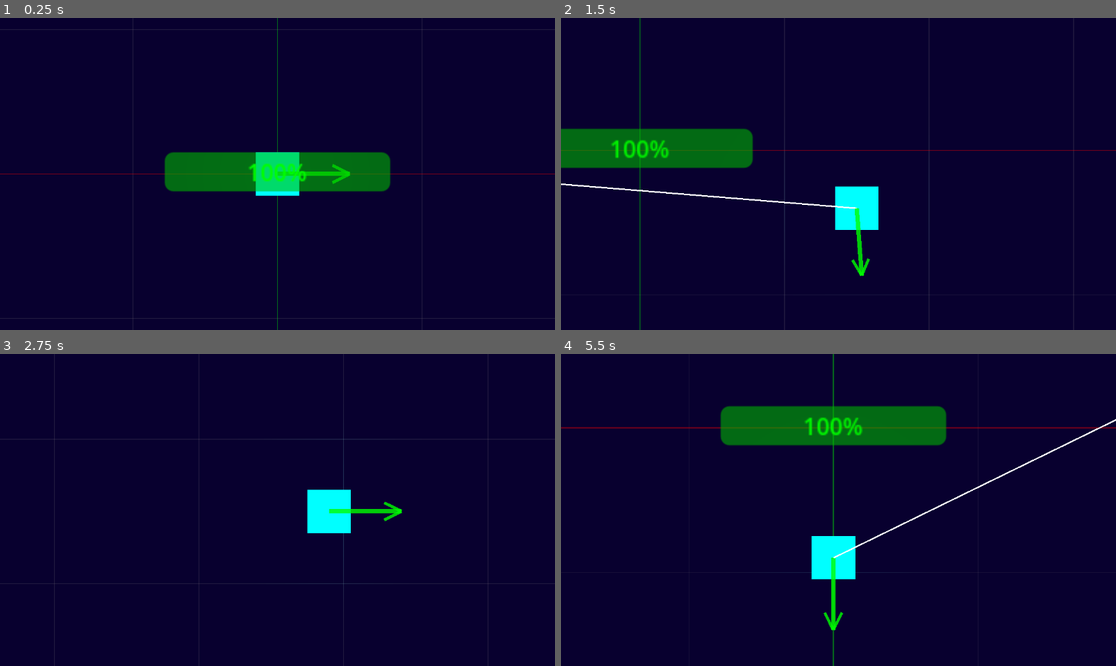
Above: before the commit, frames 1-4 (two rows, left to right).
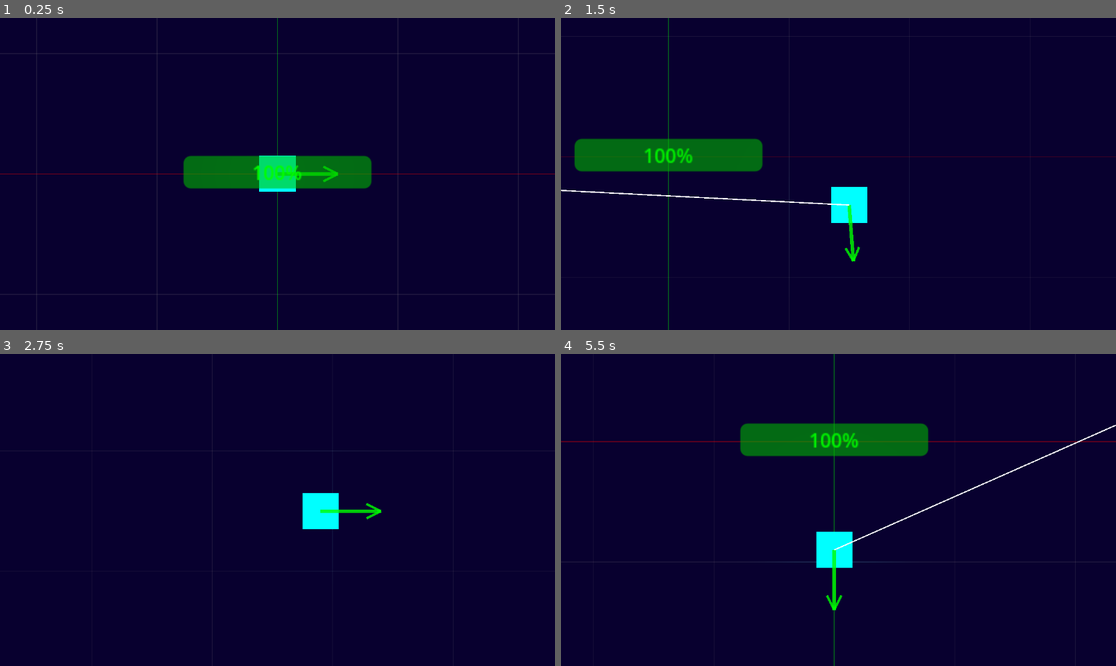
Above: after the commit, the same moments.

Repository: thomaassilvazapata/geometric_shooter
Game: Godot game, scene res://Escenas/mundo_principal.tscn
Same seed, same stepped clock (60 frames per second), same inputs: the game is played once before the commit and once after it.
Inputs (mouse positions are in pixels of both pictures, inside the frame that each line leads up to):
- Up to frame 1 (0.25 s): no input
- Up to frame 2 (1.5 s): tap Enter at 0.5 s; move the mouse to (960, 158) at 0.52 s; hold Right (ui_right) 0.53-1.28 s; click (960, 158) at 0.67 s; move the mouse to (727, 189) at 1.27 s; hold Down (ui_down) from 1.28 s (still down); click (727, 189) at 1.42 s
- Up to frame 3 (2.75 s): move the mouse to (333, 441) at 2.02 s; release Down (ui_down) at 2.03 s; hold Right (ui_right) from 2.03 s (still down); click (333, 441) at 2.17 s
- Up to frame 4 (5.5 s): move the mouse to (810, 572) at 2.77 s; release Right (ui_right) at 2.78 s; hold Up (ui_up) 2.78-3.53 s; click (810, 572) at 2.92 s; move the mouse to (1005, 556) at 3.52 s; hold Left (ui_left) 3.53-5.03 s; click (1005, 556) at 3.67 s; move the mouse to (672, 463) at 4.27 s; click (672, 463) at 4.42 s; move the mouse to (866, 510) at 5.02 s; hold Down (ui_down) from 5.03 s (still down); click (866, 510) at 5.17 s

The runs differ from the first frame. In frame 1, 3.7% of the frame differs, in the area x 0-100%, y 0-100%; in frame 2, 4.9%; in frame 3, 1.8%; in frame 4, 7.1%.

Commit message:
ataques enemigo

Diff:
--- a/Escenas/enemigo_triangulo.tscn
+++ b/Escenas/enemigo_triangulo.tscn
@@ -12,6 +12,11 @@
 texture = ExtResource("2_fff8e")
 texture_scale = 0.5
 
+[node name="Polygon2D" type="Polygon2D" parent="."]
+scale = Vector2(1.2, 1.23529)
+color = Color(1, 0, 0.25098, 1)
+polygon = PackedVector2Array(0, -8, -10, 9, 10, 9)
+
 [node name="CollisionPolygon2D" type="CollisionPolygon2D" parent="."]
 scale = Vector2(-0.953452, 0.857873)
 polygon = PackedVector2Array(0, -11.6567, 12.5858, 12.8224, -12.5858, 12.8224)
@@ -21,11 +26,8 @@
 
 [node name="CollisionPolygon2D" type="CollisionPolygon2D" parent="Area2D" groups=["enemigo"]]
 scale = Vector2(-0.953452, 0.857873)
-polygon = PackedVector2Array(0, -9.32539, 10.4882, 10.4911, -10.4882, 10.4911)
+polygon = PackedVector2Array(0, -11.6567, 12.5858, 12.8224, -12.5858, 12.8224)
 
-[node name="Polygon2D" type="Polygon2D" parent="."]
-scale = Vector2(1.2, 1.23529)
-color = Color(1, 0, 0.25098, 1)
-polygon = PackedVector2Array(0, -8, -10, 9, 10, 9)
+[node name="PuntoVisual" type="Node2D" parent="."]
 
 [connection signal="body_entered" from="Area2D" to="." method="_on_body_entered"]
--- a/Escenas/jugador.tscn
+++ b/Escenas/jugador.tscn
@@ -27,7 +27,7 @@
 polygon = PackedVector2Array(-15, -15, 15, -15, 15, 15, -15, 15)
 
 [node name="Camera2D" type="Camera2D" parent="."]
-zoom = Vector2(3, 3)
+zoom = Vector2(2.5, 2.5)
 position_smoothing_enabled = true
 rotation_smoothing_enabled = true
 
--- a/Escenas/mundo_principal.tscn
+++ b/Escenas/mundo_principal.tscn
@@ -1,8 +1,8 @@
 [gd_scene load_steps=6 format=3 uid="uid://s47eco7ygwua"]
 
 [ext_resource type="PackedScene" uid="uid://d24ahcmgrukiw" path="res://Escenas/jugador.tscn" id="1_65efl"]
-[ext_resource type="Script" uid="uid://b8wej323aa7q1" path="res://Escenas/coordernadas.gd" id="1_a1ae6"]
-[ext_resource type="Script" uid="uid://drdyb5ibi654p" path="res://Escenas/centro.gd" id="2_gx3jx"]
+[ext_resource type="Script" uid="uid://b8wej323aa7q1" path="res://coordernadas.gd" id="1_a1ae6"]
+[ext_resource type="Script" uid="uid://drdyb5ibi654p" path="res://Scripts/centro.gd" id="2_gx3jx"]
 [ext_resource type="Script" uid="uid://hn18mywg3htx" path="res://Scripts/spawn_enemigo.gd" id="2_kbswl"]
 
 [sub_resource type="CircleShape2D" id="CircleShape2D_itk02"]
--- a/Scripts/enemigo_cuadrilatero.gd
+++ b/Scripts/enemigo_cuadrilatero.gd
@@ -9,6 +9,50 @@
 var velocidad_suavizado: float = 0.2
 var bloqueado: bool = false  # Nueva variable para evitar doble eliminación
 
+#calculo del punto crítico (eje de simetria)
+@export var tolerancia_disparo: float = 8.0
+var punto_critico: Vector2
+var polygon_node: Polygon2D
+
+func calcular_centro_simetria():
+	var vertices = polygon_node.polygon
+	if vertices.size() < 4:
+		print("Error: Se necesitan 4 vértices para el romboide")
+		return
+
+	var A = vertices[0]
+	var C = vertices[2]
+
+	# Centro de simetría = punto medio de la diagonal
+	punto_critico = (A + C) / 2
+
+	print("Romboide - Centro de simetría: ", punto_critico)
+
+func verificar_impacto(linea_origen: Vector2, linea_direccion: Vector2) -> bool:
+	var punto_global = to_global(punto_critico)
+	var distancia = distancia_punto_a_semirrecta(punto_global, linea_origen, linea_direccion)
+
+	if distancia <= tolerancia_disparo:
+		exito_simetria()
+		return true
+	return false
+
+func distancia_punto_a_semirrecta(punto: Vector2, origen: Vector2, direccion: Vector2) -> float:
+	var al_punto = punto - origen
+	var proyeccion = al_punto.dot(direccion)
+
+	if proyeccion <= 0:
+		return al_punto.length()
+
+	var punto_cercano = origen + direccion * proyeccion
+	return punto.distance_to(punto_cercano)
+
+func exito_simetria():
+	print("✓ Romboide destruido por centro de simetría")
+	queue_free()
+
+
+
 func _ready():
 	collision_layer = 1
 	collision_mask = 1
@@ -16,6 +60,10 @@
 	print("Enemigo listo - Posición:", global_position)
 	crear_flecha()
 
+	polygon_node = get_node("Polygon2D")
+	calcular_centro_simetria()
+
+#vector de dirección
 func crear_flecha():
 	flecha_direccion = Line2D.new()
 	flecha_direccion.width = 3
@@ -31,6 +79,7 @@
 	flecha_direccion.add_child(punta_izq)
 	flecha_direccion.add_child(punta_der)
 
+#movimiento del enemigo
 func _physics_process(_delta):
 	direccion_real = (Vector2.ZERO - global_position).normalized()
 	velocity = direccion_real * speed
@@ -39,6 +88,7 @@
 	direccion_suavizada = direccion_suavizada.lerp(direccion_real, velocidad_suavizado)
 	actualizar_flecha()
 
+#actualiza movimiento del vector dirección
 func actualizar_flecha():
 	if not is_instance_valid(flecha_direccion):
 		return
@@ -64,6 +114,7 @@
 		flecha_direccion.get_child(0).points = PackedVector2Array([punta, izquierda])
 		flecha_direccion.get_child(1).points = PackedVector2Array([punta, derecha])
 
+#detección de colisión perpendicular
 func _on_body_entered(body):
 	if bloqueado:
 		return  # Evita procesar múltiples veces
--- a/Scripts/enemigo_triangulo.gd
+++ b/Scripts/enemigo_triangulo.gd
@@ -1,21 +1,55 @@
 extends CharacterBody2D
 
+# Movimiento
 var speed: float = 100
 @onready var nucleo = get_node("/root/Mundo/Centro/AreaVulnerable")
 
-@onready var flecha_direccion: Line2D
+# Flecha de dirección
+var flecha_direccion: Line2D
 var direccion_real: Vector2 = Vector2.ZERO
 var direccion_suavizada: Vector2 = Vector2.ZERO
 var velocidad_suavizado: float = 0.3
-var bloqueado: bool = false  # Nueva variable para evitar doble eliminación
+var bloqueado: bool = false
+var ya_eliminado: bool = false
+
+# Punto crítico (Incentro)
+@export var punto_color: Color = Color.CYAN
+@export var punto_tamano: float = 1.5
+@export var brillo_velocidad: float = 2.0
+
+var punto_critico: Vector2
+var polygon_node: Polygon2D
+var punto_visual: Node2D
+var tiempo_brillo: float = 0.0
 
 func _ready():
 	collision_layer = 1
 	collision_mask = 1
 	add_to_group("enemigo")
-	print("Enemigo listo - Posición:", global_position)
+
+	# Nombre único para debug
+	name = "Triangulo_" + str(Time.get_ticks_usec())
+
+	polygon_node = get_node("Polygon2D")
+	calcular_incentro()
+	crear_punto_visual()
 	crear_flecha()
 
+	print("Triángulo listo - ID: ", name)
+
+# MOVIMIENTO
+func _physics_process(_delta):
+	direccion_real = (Vector2.ZERO - global_position).normalized()
+	velocity = direccion_real * speed
+	move_and_slide()
+
+	direccion_suavizada = direccion_suavizada.lerp(direccion_real, velocidad_suavizado)
+	actualizar_flecha()
+
+	if punto_visual:
+		punto_visual.position = punto_critico
+
+# FLECHA VISUAL
 func crear_flecha():
 	flecha_direccion = Line2D.new()
 	flecha_direccion.width = 3
@@ -31,26 +65,16 @@
 	flecha_direccion.add_child(punta_izq)
 	flecha_direccion.add_child(punta_der)
 
-func _physics_process(_delta):
-	direccion_real = (Vector2.ZERO - global_position).normalized()
-	velocity = direccion_real * speed
-	move_and_slide()
-
-	direccion_suavizada = direccion_suavizada.lerp(direccion_real, velocidad_suavizado)
-	actualizar_flecha()
-
 func actualizar_flecha():
 	if not is_instance_valid(flecha_direccion):
 		return
-
-	var longitud = 50.0
 
 	if direccion_suavizada == Vector2.ZERO:
 		flecha_direccion.visible = false
 		return
 
 	flecha_direccion.visible = true
-
+	var longitud = 50.0
 	var inicio = Vector2.ZERO
 	var fin = direccion_suavizada * longitud
 	flecha_direccion.points = PackedVector2Array([inicio, fin])
@@ -64,26 +88,85 @@
 		flecha_direccion.get_child(0).points = PackedVector2Array([punta, izquierda])
 		flecha_direccion.get_child(1).points = PackedVector2Array([punta, derecha])
 
+# INCENTRO
+func calcular_incentro():
+	var vertices = polygon_node.polygon
+	if vertices.size() < 3:
+		return
+
+	var A = vertices[0]
+	var B = vertices[1]
+	var C = vertices[2]
+
+	var a = (B - C).length()
+	var b = (A - C).length()
+	var c = (A - B).length()
+	var suma = a + b + c
+	punto_critico = (a * A + b * B + c * C) / suma
+
+# PUNTO VISUAL
+func crear_punto_visual():
+	punto_visual = Node2D.new()
+	punto_visual.position = punto_critico
+	punto_visual.z_index = 10
+	add_child(punto_visual)
+	move_child(punto_visual, get_child_count() - 1)
+
+	punto_visual.draw.connect(_draw_punto_visual)
+	actualizar_brillo()
+
+func _draw_punto_visual():
+	var opacidad = 0.5 + (sin(tiempo_brillo * brillo_velocidad) + 1) / 2 * 0.5
+	punto_visual.draw_circle(Vector2.ZERO, punto_tamano, Color(punto_color.r, punto_color.g, punto_color.b, opacidad))
+
+func actualizar_brillo():
+	if not is_instance_valid(punto_visual):
+		return
+	tiempo_brillo += 0.1
+	punto_visual.queue_redraw()
+	await get_tree().create_timer(0.1).timeout
+	actualizar_brillo()
+
+# MÉTODOS PARA EL JUGADOR
+func obtener_vertices() -> Array[Vector2]:
+	if not polygon_node:
+		return []
+	var vertices_globales: Array[Vector2] = []
+	for vertice in polygon_node.polygon:
+		vertices_globales.append(to_global(vertice))
+	return vertices_globales
+
+func obtener_vertices_locales() -> Array[Vector2]:
+	if not polygon_node:
+		return []
+
+	var vertices: Array[Vector2] = []
+	for vertice in polygon_node.polygon:
+		vertices.append(vertice as Vector2)
+	return vertices
+
+func obtener_punto_critico() -> Vector2:
+	return to_global(punto_critico)
+
+func exito_simetria():
+	if ya_eliminado:
+		return
+	ya_eliminado = true
+	queue_free()
+
+# COLISIÓN CON JUGADOR
 func _on_body_entered(body):
-	if bloqueado:
-		return  # Evita procesar múltiples veces
+	if bloqueado or ya_eliminado:
+		return
 
 	if body.is_in_group("jugador"):
-		print("💥 Enemigo colisionó con jugador")
 		if nucleo:
-			# Llamar al núcleo y esperar su respuesta
 			var resultado = nucleo._on_enemigo_colision_con_jugador(
 				body.global_position,
 				body.direccion_suavizada,
 				global_position,
 				direccion_suavizada
 			)
-
-			# Solo eliminarse si el bloqueo fue exitoso
 			if resultado == true:
 				bloqueado = true
-				print("  → Enemigo BLOQUEADO - Eliminado")
-				queue_free()
-			else:
-				print("  → Enemigo NO bloqueado - Continúa hacia el centro")
-				# El enemigo NO se elimina, sigue su camino
+				exito_simetria()
--- a/Scripts/jugador.gd
+++ b/Scripts/jugador.gd
@@ -1,53 +1,74 @@
 extends CharacterBody2D
 
-var velocidad = 200
+# ============ MOVIMIENTO ============
+var velocidad: float = 200
+var posicion_anterior: Vector2
+var direccion_actual: Vector2 = Vector2.RIGHT
+var direccion_suavizada: Vector2 = Vector2.RIGHT
+var velocidad_suavizado: float = 0.2
+
+# ============ LÍNEA DE DISPARO ============
+@export var line_duration: float = 0.5
+@export var line_color: Color = Color.WHITE
+@export var line_width: float = 1.0
+@export var tolerancia_alineacion: float = 0.03
+
+var line_node: Line2D
+var line_timer: float = 0.0
+var is_drawing_line: bool = false
+var line_end_point: Vector2
+
+# ============ TEMBLOR DE PANTALLA ============
+@export var shake_intensity: float = 8.0
+@export var shake_duration: float = 0.15
+
+var shake_timer: float = 0.0
+var camera: Camera2D
+
+# ============ BISECTRIZ VISUAL ============
+var bisectriz_visible: bool = false
+var bisectriz_vertice: Vector2 = Vector2.ZERO
+var bisectriz_lado1: Vector2 = Vector2.ZERO
+var bisectriz_lado2: Vector2 = Vector2.ZERO
+var bisectriz_direccion: Vector2 = Vector2.ZERO
+var bisectriz_timer: float = 0.0
+var bisectriz_duration: float = 0.5
+
+# ============ REFERENCIAS ============
+@onready var nucleo = get_node("/root/Mundo/Centro/AreaVulnerable")
+var flecha_direccion: Line2D
+
+func _ready():
+	collision_layer = 1
+	collision_mask = 1
+	add_to_group("jugador")
+
+	posicion_anterior = global_position
+	camera = get_viewport().get_camera_2d()
+
+	crear_flecha()
+	create_line_node()
+
+	print("Jugador listo")
 
 func _physics_process(_delta: float) -> void:
 	var input_vector = Vector2(
 		Input.get_action_strength("ui_right") - Input.get_action_strength("ui_left"),
 		Input.get_action_strength("ui_down") - Input.get_action_strength("ui_up")
 	).normalized()
+
 	velocity = input_vector * velocidad
-
 	move_and_slide()
 
 	if input_vector != Vector2.ZERO:
-		direccion_actual = input_vector.normalized()
-
-	# Suavizar dirección para la flecha
+		direccion_actual = input_vector
+
 	direccion_suavizada = direccion_suavizada.lerp(direccion_actual, velocidad_suavizado)
 	if direccion_suavizada.length() < 0.05:
 		direccion_suavizada = Vector2.ZERO
 
 	actualizar_flecha()
 	posicion_anterior = global_position
-
-
-@export var line_duration: float = 0.5
-@export var line_color: Color = Color.WHITE
-@export var line_width: float = 1.0
-
-@onready var flecha_direccion: Line2D
-var posicion_anterior: Vector2
-var direccion_actual: Vector2 = Vector2.RIGHT
-var direccion_suavizada: Vector2 = Vector2.RIGHT
-var velocidad_suavizado: float = 0.2
-
-var line_node: Line2D
-var line_timer: float = 0.0
-var is_drawing_line: bool = false
-var line_end_point: Vector2
-
-func _ready():
-	create_line_node()
-	collision_layer = 1
-	collision_mask = 1
-
-	add_to_group("jugador")
-	print("Jugador listo - Capa:", collision_layer)
-
-	posicion_anterior = global_position
-	crear_flecha()
 
 func crear_flecha():
 	flecha_direccion = Line2D.new()
@@ -55,7 +76,6 @@
 	flecha_direccion.default_color = Color(0, 1, 0, 0.8)
 	add_child(flecha_direccion)
 
-	# Crear puntas
 	var punta_izq = Line2D.new()
 	var punta_der = Line2D.new()
 	punta_izq.width = 2
@@ -66,20 +86,16 @@
 	flecha_direccion.add_child(punta_der)
 
 func actualizar_flecha():
-	var longitud = 50.0
-
 	if direccion_suavizada == Vector2.ZERO:
 		flecha_direccion.visible = false
 		return
 
 	flecha_direccion.visible = true
-
-	# Línea principal suavizada
+	var longitud = 50.0
 	var inicio = Vector2.ZERO
 	var fin = direccion_suavizada * longitud
 	flecha_direccion.points = PackedVector2Array([inicio, fin])
 
-	# Puntas de flecha
 	var punta = fin
 	var perp = Vector2(-direccion_suavizada.y, direccion_suavizada.x) * 6
 	var izquierda = fin - direccion_suavizada * 12 + perp
@@ -88,15 +104,24 @@
 	flecha_direccion.get_child(0).points = PackedVector2Array([punta, izquierda])
 	flecha_direccion.get_child(1).points = PackedVector2Array([punta, derecha])
 
-func obtener_trayectoria() -> Vector2:
-	var trayectoria = global_position - posicion_anterior
-	if trayectoria.length() < 0.01:
-		return Vector2.ZERO
-	return trayectoria
-
 func _input(event):
 	if event is InputEventMouseButton and event.button_index == MOUSE_BUTTON_LEFT and event.pressed:
 		shoot()
+		start_shake()
+
+func shoot():
+	var mouse_pos: Vector2 = get_global_mouse_position()
+	var start_point: Vector2 = global_position
+	var direction: Vector2 = (mouse_pos - start_point).normalized()
+
+	line_end_point = calculate_line_end(start_point, direction)
+	update_line(start_point, line_end_point)
+	show_line()
+
+	verificar_enemigos_colineales(start_point, direction)
+
+	line_timer = line_duration
+	is_drawing_line = true
 
 func _process(delta):
 	if is_drawing_line:
@@ -104,38 +129,50 @@
 		if line_timer <= 0:
 			hide_line()
 
-func shoot():
-	var mouse_pos: Vector2 = get_global_mouse_position()
-	var start_point: Vector2 = global_position
-	var direction: Vector2 = (mouse_pos - start_point).normalized()
-
-	line_end_point = calculate_line_end(start_point, direction)
-
-	update_line(start_point, line_end_point)
-	show_line()
-
-	line_timer = line_duration
-	is_drawing_line = true
+	if bisectriz_visible:
+		bisectriz_timer -= delta
+		if bisectriz_timer <= 0:
+			bisectriz_visible = false
+			queue_redraw()
+
+	if shake_timer > 0:
+		shake_timer -= delta
+		if camera:
+			var intensity = shake_intensity * (shake_timer / shake_duration)
+			camera.offset = Vector2(
+				randf_range(-intensity, intensity),
+				randf_range(-intensity, intensity)
+			)
+			if shake_timer <= 0:
+				camera.offset = Vector2.ZERO
 
 func calculate_line_end(start: Vector2, direction: Vector2) -> Vector2:
-	var viewport_rect: Rect2 = get_viewport_rect()
+	if not camera:
+		return start + direction * 2000
+
+	var camera_center = camera.global_position
+	var viewport_size = get_viewport().get_visible_rect().size
+	var camera_left = camera_center.x - viewport_size.x / 2
+	var camera_right = camera_center.x + viewport_size.x / 2
+	var camera_top = camera_center.y - viewport_size.y / 2
+	var camera_bottom = camera_center.y + viewport_size.y / 2
 
 	var t_values = []
 
 	if direction.x != 0:
-		t_values.append((viewport_rect.position.x - start.x) / direction.x)
-		t_values.append((viewport_rect.end.x - start.x) / direction.x)
+		t_values.append((camera_left - start.x) / direction.x)
+		t_values.append((camera_right - start.x) / direction.x)
 
 	if direction.y != 0:
-		t_values.append((viewport_rect.position.y - start.y) / direction.y)
-		t_values.append((viewport_rect.end.y - start.y) / direction.y)
-
-	var max_t: float = -1.0
+		t_values.append((camera_top - start.y) / direction.y)
+		t_values.append((camera_bottom - start.y) / direction.y)
+
+	var min_t: float = INF
 	for t in t_values:
-		if t > 0 and t > max_t:
-			max_t = t
-
-	return start + direction * max_t
+		if t > 0 and t < min_t:
+			min_t = t
+
+	return start + direction * (min_t if min_t != INF else 2000)
 
 func create_line_node():
 	line_node = Line2D.new()
@@ -145,9 +182,7 @@
 	line_node.visible = false
 
 func update_line(start: Vector2, end: Vector2):
-	var local_start = to_local(start)
-	var local_end = to_local(end)
-	line_node.points = PackedVector2Array([local_start, local_end])
+	line_node.points = PackedVector2Array([to_local(start), to_local(end)])
 
 func show_line():
 	line_node.visible = true
@@ -156,19 +191,138 @@
 	line_node.visible = false
 	is_drawing_line = false
 
-
-@onready var nucleo = get_node("/root/Mundo/Centro/AreaVulnerable")
-var velocidad_anterior: Vector2 = Vector2.ZERO
-
+func start_shake():
+	shake_timer = shake_duration
+
+# ============ VALIDACIÓN DE COLINEALIDAD ============
+func verificar_enemigos_colineales(linea_origen: Vector2, linea_direccion: Vector2):
+	var enemigos = get_tree().get_nodes_in_group("enemigo")
+	var enemigo_a_eliminar = null
+	var vertice_guardado = Vector2.ZERO
+	var punto_critico_guardado = Vector2.ZERO
+	var lado1_guardado = Vector2.ZERO
+	var lado2_guardado = Vector2.ZERO
+
+	for enemigo in enemigos:
+		if not enemigo.has_method("obtener_vertices") or not enemigo.has_method("obtener_punto_critico"):
+			continue
+
+		if not is_instance_valid(enemigo):
+			continue
+
+		var vertices = enemigo.obtener_vertices()
+		var vertices_locales = enemigo.obtener_vertices_locales()  # ← NECESITAS ESTE MÉTODO
+		var punto_critico = enemigo.obtener_punto_critico()
+
+		for i in range(vertices.size()):
+			var vertice = vertices[i]
+			if son_colineales(linea_origen, vertice, punto_critico):
+				print("✓ Disparo alineado: ", enemigo.name)
+
+				# === CÓDIGO NUEVO PARA LA BISECTRIZ ===
+				# Obtener los dos lados del triángulo desde ese vértice
+				var idx = i
+				var lado1 = enemigo.to_global(vertices_locales[(idx + 1) % vertices_locales.size()])
+				var lado2 = enemigo.to_global(vertices_locales[(idx - 1 + vertices_locales.size()) % vertices_locales.size()])
+				var direccion_bisectriz = (punto_critico - vertice).normalized()
+
+				mostrar_bisectriz(vertice, lado1, lado2, direccion_bisectriz)
+				# ====================================
+
+				enemigo_a_eliminar = enemigo
+				vertice_guardado = vertice
+				punto_critico_guardado = punto_critico
+				break
+
+		if enemigo_a_eliminar:
+			break
+
+	if enemigo_a_eliminar:
+		enemigo_a_eliminar.exito_simetria()
+
+func _draw():
+	if bisectriz_visible and bisectriz_vertice != Vector2.ZERO:
+		var vertice_local = to_local(bisectriz_vertice)
+		var lado1_local = to_local(bisectriz_lado1)
+		var lado2_local = to_local(bisectriz_lado2)
+
+		# Calcular dirección de la bisectriz (ángulo medio entre lado1 y lado2)
+		var dir1 = (lado1_local - vertice_local).normalized()
+		var dir2 = (lado2_local - vertice_local).normalized()
+		var angulo_medio = (dir1.angle() + dir2.angle()) / 2
+		var direccion_bisectriz = Vector2(cos(angulo_medio), sin(angulo_medio))
+		var bisectriz_local = vertice_local + direccion_bisectriz * 150
+
+		# Lado 1 (verde)
+		draw_line(vertice_local, lado1_local, Color(0, 0.8, 0), 3)
+
+		# Lado 2 (rojo)
+		draw_line(vertice_local, lado2_local, Color(0.8, 0, 0), 3)
+
+		# Bisectriz (amarillo punteado)
+		var puntos_bisectriz = generar_linea_punteada(vertice_local, bisectriz_local, 10)
+		for i in range(puntos_bisectriz.size() - 1):
+			draw_line(puntos_bisectriz[i], puntos_bisectriz[i + 1], Color(1, 1, 0), 2)
+
+		# Arco del ángulo (gris)
+		var radio_arco = 45
+		var angulo_inicio = dir1.angle()
+		var angulo_fin = dir2.angle()
+
+		if angulo_fin < angulo_inicio:
+			angulo_fin += PI * 2
+
+		draw_arc(vertice_local, radio_arco, angulo_inicio, angulo_fin, 24, Color(0.6, 0.6, 0.6), 2)
+
+		# Círculo en el vértice (blanco)
+		draw_circle(vertice_local, 5, Color.WHITE)
+
+func generar_linea_punteada(inicio: Vector2, fin: Vector2, longitud_tramo: float) -> Array[Vector2]:
+	var puntos: Array[Vector2] = []
+	var direccion = (fin - inicio).normalized()
+	var distancia_total = inicio.distance_to(fin)
+	var tramos = max(2, int(distancia_total / longitud_tramo))
+
+	for i in range(tramos + 1):
+		var t = float(i) / tramos
+		var punto = inicio.lerp(fin, t)
+		puntos.append(punto)
+
+	return puntos
+
+# ============ MOSTRAR BISECTRIZ ============
+func mostrar_bisectriz(vertice: Vector2, lado1: Vector2, lado2: Vector2, direccion: Vector2):
+	bisectriz_vertice = vertice
+	bisectriz_lado1 = lado1
+	bisectriz_lado2 = lado2
+	bisectriz_direccion = direccion
+	bisectriz_visible = true
+	bisectriz_timer = bisectriz_duration
+	queue_redraw()
+
+func son_colineales(punto_base: Vector2, punto_a: Vector2, punto_b: Vector2) -> bool:
+	var vector_a = (punto_a - punto_base).normalized()
+	var vector_b = (punto_b - punto_base).normalized()
+
+	var diferencia = abs(vector_a.angle_to(vector_b))
+	var minima = min(diferencia, abs(PI - diferencia))
+	var diff_grados = rad_to_deg(minima)
+	var umbral_grados = rad_to_deg(tolerancia_alineacion)
+
+	print("  → Ángulo: ", round(diff_grados * 100) / 100, "° / Umbral: ", round(umbral_grados * 100) / 100, "°")
+
+	return minima <= tolerancia_alineacion
+
+# ============ COLISIÓN ============
 func _on_body_entered(body):
-	if body.is_in_group("enemigo"):
-		print("💥 Jugador colisionó con enemigo")
-		var trayectoria = obtener_trayectoria()
-		print("  Trayectoria real: ", trayectoria)
-
-		if nucleo:
-			nucleo._on_jugador_colision_con_enemigo(global_position,
-				trayectoria,
-				direccion_suavizada,
-				body.global_position
-			)
+	if body.is_in_group("enemigo") and nucleo:
+		nucleo._on_jugador_colision_con_enemigo(
+			global_position,
+			obtener_trayectoria(),
+			direccion_suavizada,
+			body.global_position
+		)
+
+func obtener_trayectoria() -> Vector2:
+	var trayectoria = global_position - posicion_anterior
+	return trayectoria if trayectoria.length() >= 0.01 else Vector2.ZERO
Renamed: Escenas/centro.gd -> Scripts/centro.gd
Renamed: Escenas/centro.gd.uid -> Scripts/centro.gd.uid
Renamed: Escenas/coordernadas.gd -> coordernadas.gd
Renamed: Escenas/coordernadas.gd.uid -> coordernadas.gd.uid
